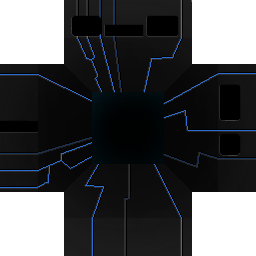
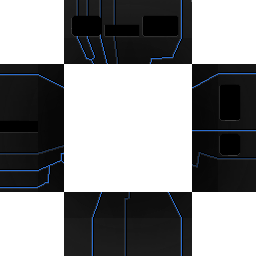
Revision of a layered w=256, h=256 image; what changed, layer by layer:
painted on "Layer 5" over (139, 15, 148, 37)
painted on "Layer 1 copy" over (64, 64, 192, 192)
painted on "Layer 1 copy 4" over (64, 64, 192, 192)
painted on "Layer 6" over (64, 64, 192, 192)
painted on "Layer 7" over (92, 92, 164, 164)
painted on "Wall" over (64, 64, 192, 192)
